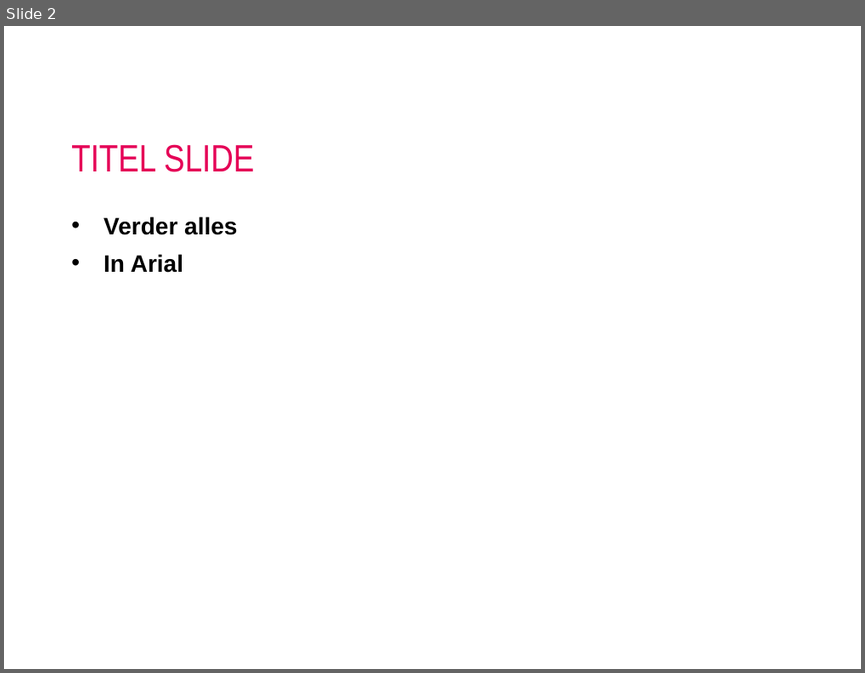
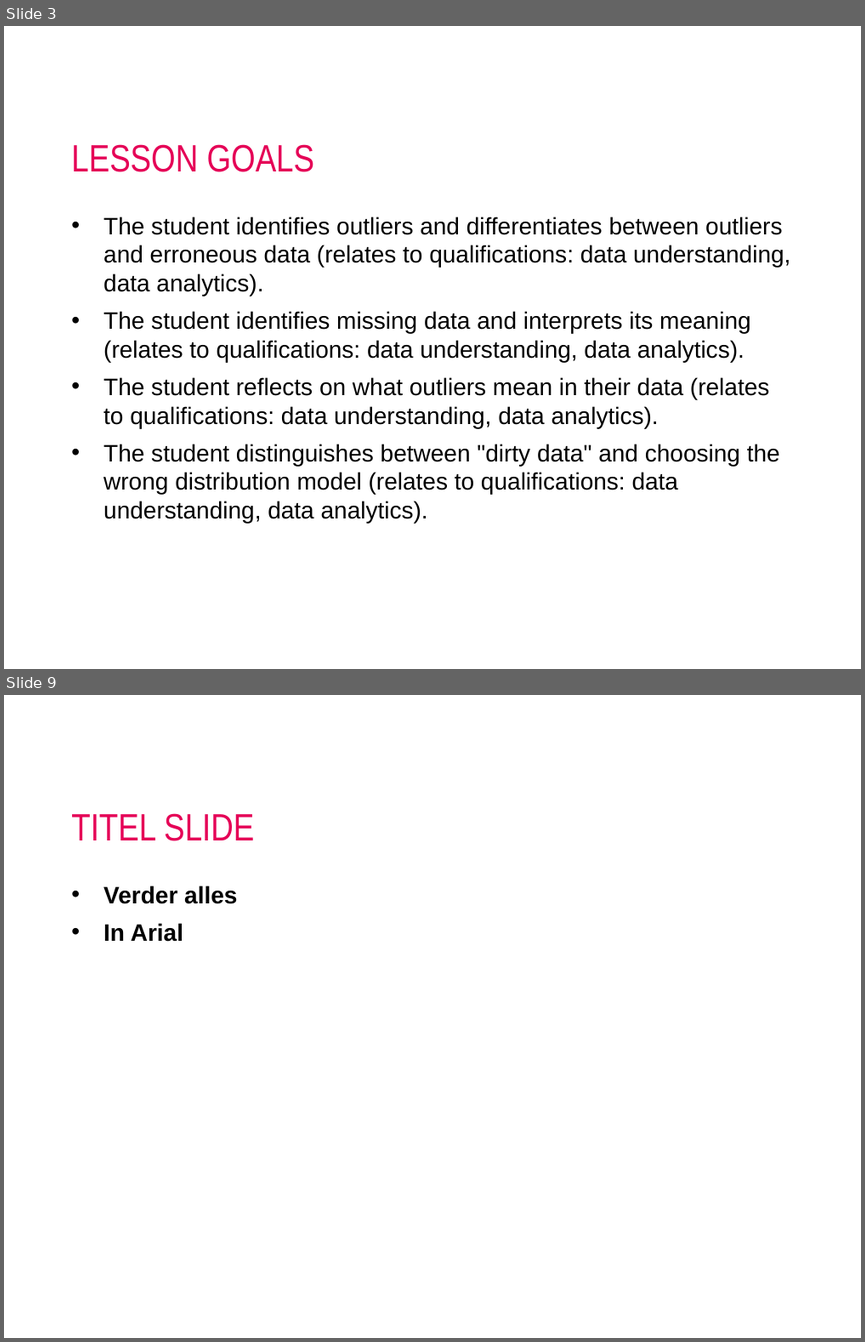
Before and after one commit to AIM-MADS-DATEXP/lesson-outliers-missing-data-erroneous-data, a slide deck: lesson-outliers.pptx. Shown one above the other, each under a label of ours: slide 2 before the commit, slides 3 and 9 after it; the slides between them are not shown. The pictures are 865x673 and 865x1342 pixels, drawn with LibreOffice and Linux fonts; fonts in the diff are those of the drawing; background and template pictures are left out. Boxes give left, top, right and bottom in pixels: in the first picture for what was removed or moved away, otherwise in the second. Text is boxed around its words. In the diff, an @@ line names an element or a change of style, - is before the commit and + after.

```diff
--- a/lesson-outliers.pptx
+++ b/lesson-outliers.pptx
@@ slide 3 added at [4,26,861,669], background #FFFFFF @@
@@ title added at [71,144,315,172], 32 pt, text #E50056 @@
+LESSON GOALS
@@ text added at [103,216,790,522], 20 pt, text #000000 @@
+• The student identifies outliers and differentiates between outliers and erroneous data (relates to qualifications: data understanding, data analytics).
+• The student identifies missing data and interprets its meaning (relates to qualifications: data understanding, data analytics).
+• The student reflects on what outliers mean in their data (relates to qualifications: data understanding, data analytics).
+• The student distinguishes between "dirty data" and choosing the wrong distribution model (relates to qualifications: data understanding, data analytics).
@@ what was slide 2 is now slide 9 @@
```
Also in this commit, not shown: 9 other slides added, 1 slide removed, 4 other files.
